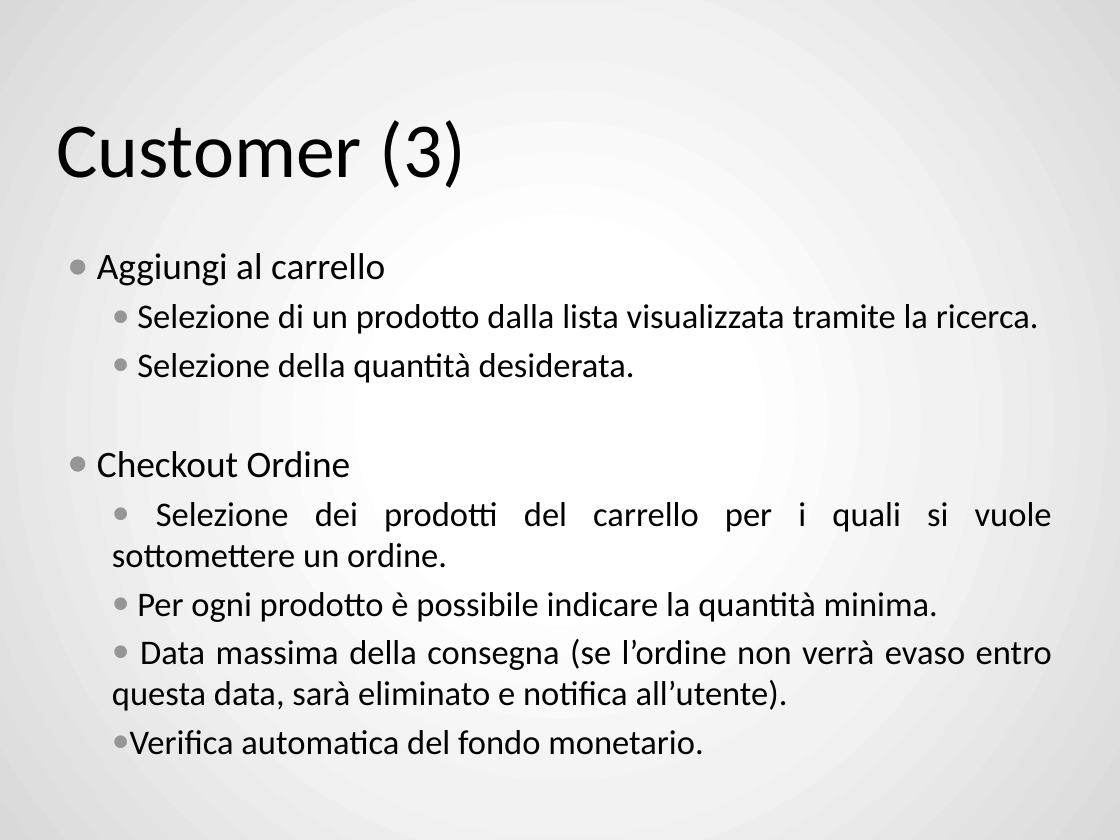
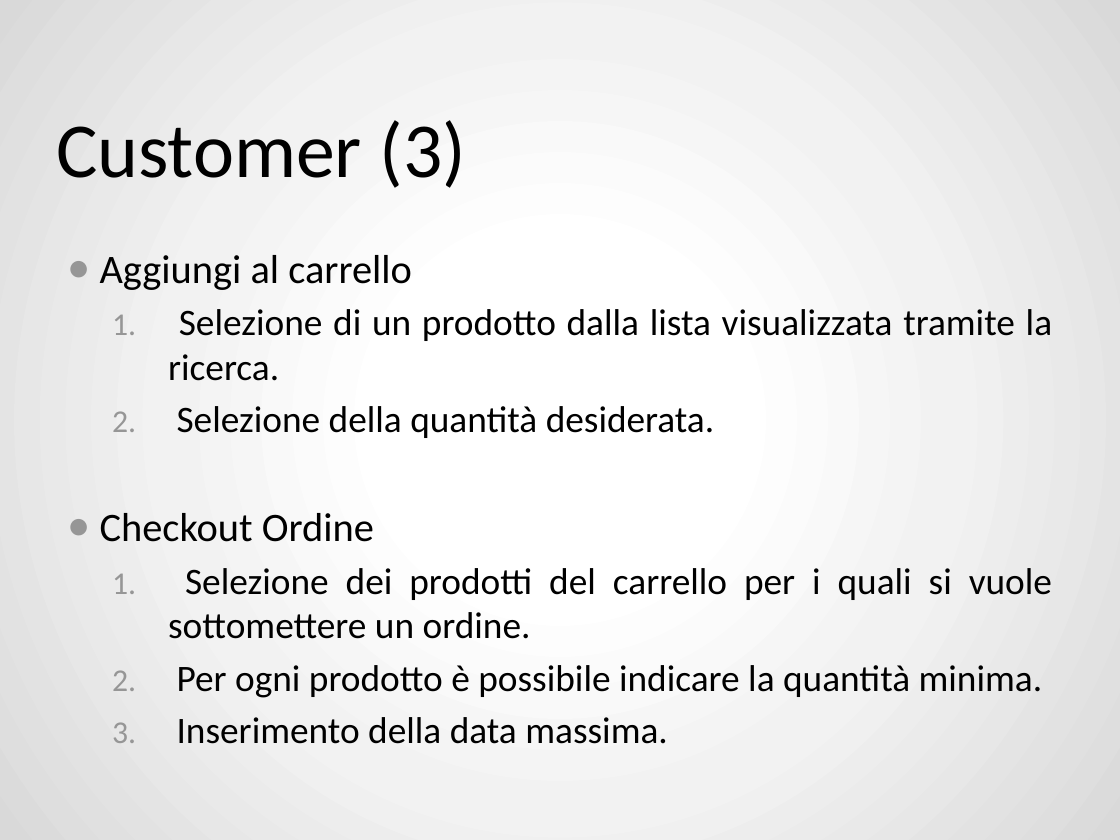
Before and after one commit to ZhangUranus/amicidelgas, a slide deck: slide 9 of SeamAmiciDelGas/risorse_gassose/presentazione_demo/SeamAmiciDelGas - finale.pptx (slide 8 before the commit). Drawn at 1120x840 pixels with LibreOffice and Linux fonts; fonts in the diff are those of the drawing; background and template pictures are left out. Boxes give left, top, right and bottom in pixels: in the first picture for what was removed or moved away, otherwise in the second. Text is boxed around its words. In the diff, an @@ line names an element or a change of style, - is before the commit and + after.

```diff
--- a/SeamAmiciDelGas/risorse_gassose/presentazione_demo/SeamAmiciDelGas - finale.pptx
+++ b/SeamAmiciDelGas/risorse_gassose/presentazione_demo/SeamAmiciDelGas - finale.pptx
@@ text at <box>100,255,1052,698</box>: size 24.1 to 26 pt in "Aggiungi al carrello", "Checkout Ordine"; size 22.2 to 24 pt in "Selezione di un prodotto dalla lista visualizzata ...", "Selezione della quantità desiderata.", "Selezione dei prodotti del carrello per i ...", "Per ogni prodotto è possibile indicare la ..."; bullet ● to 1. @@
@@ text at <box>177,717,668,744</box>: text changed; size 22.2 to 24 pt @@
-  ● Data massima della consegna (se l’ordine non verrà evaso entro questa data, sarà eliminato e notifica all’utente).
-  ● Verifica automatica del fondo monetario.
+  3. Inserimento della data massima.
```
Also in this commit, not shown: 25 other slides changed, 12 slides added, 4 slides removed.
